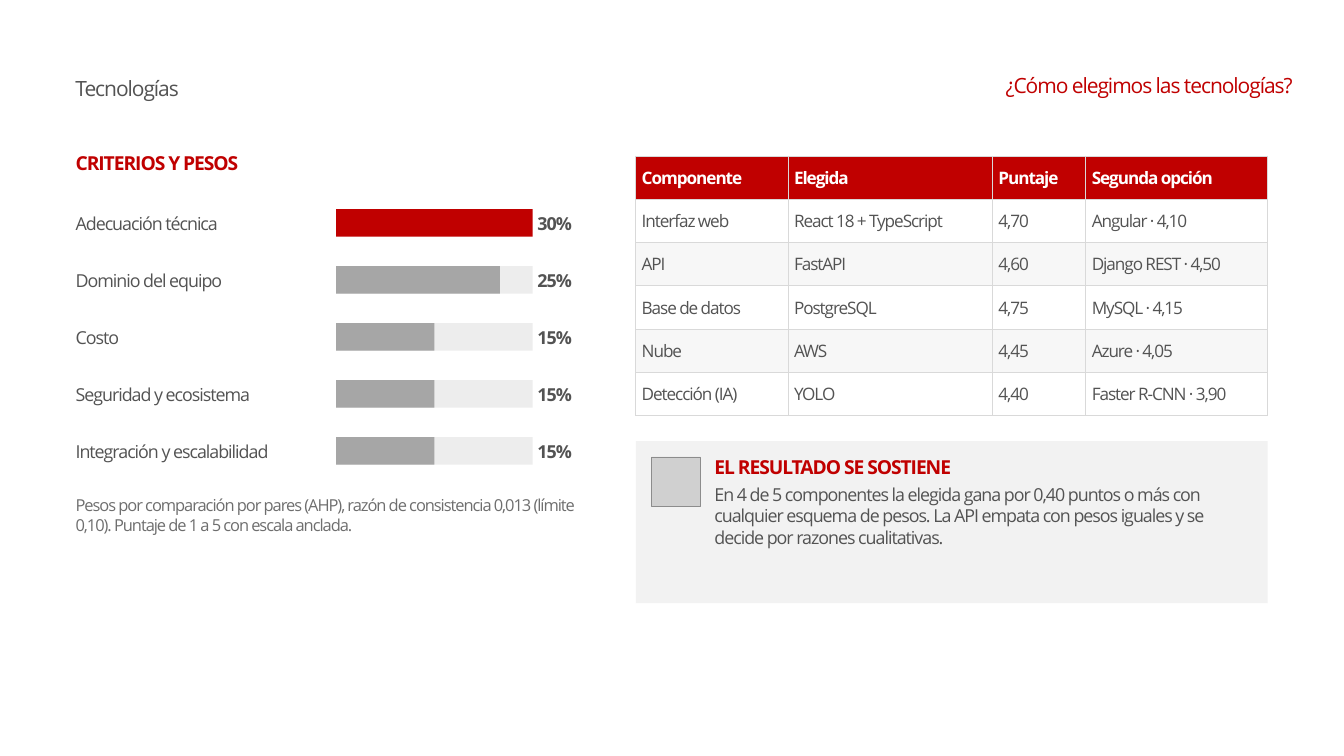
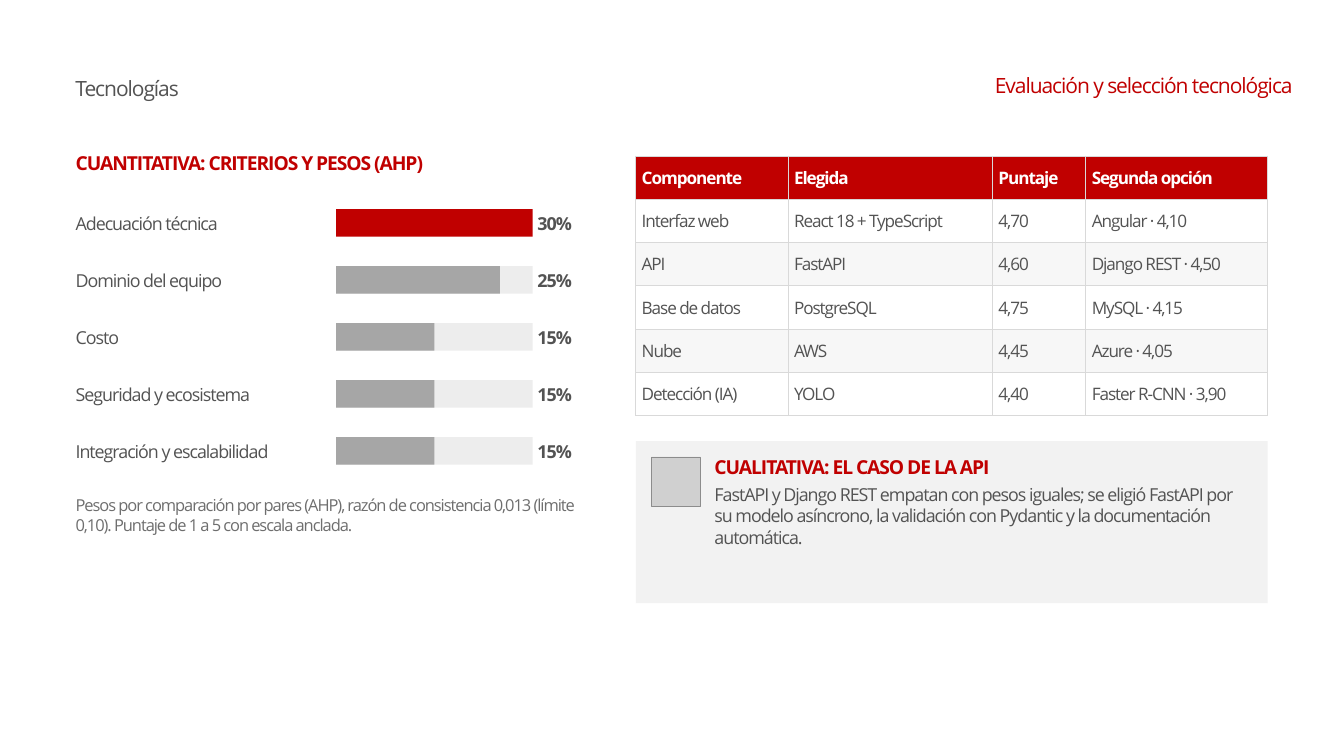
Before and after one commit to conEFE/Proyecto-Aurora, a slide deck: slide 5 of docs/informe_final/presentacion/Presentacion_Aurora_Informe_Final.pptx (slide 4 before the commit). Drawn at 1344x756 pixels with LibreOffice and Linux fonts; fonts in the diff are those of the drawing; grey boxes stand for pictures; background and template pictures are left out. Boxes give left, top, right and bottom in pixels: in the first picture for what was removed or moved away, otherwise in the second. Text is boxed around its words. In the diff, an @@ line names an element or a change of style, - is before the commit and + after.

```diff
--- a/docs/informe_final/presentacion/Presentacion_Aurora_Informe_Final.pptx
+++ b/docs/informe_final/presentacion/Presentacion_Aurora_Informe_Final.pptx
@@ text at (x1=995, y1=77, x2=1293, y2=98): text changed @@
-¿Cómo elegimos las tecnologías?
+Evaluación y selección tecnológica
@@ text at (x1=76, y1=156, x2=423, y2=173): text changed @@
-CRITERIOS Y PESOS
+CUANTITATIVA: CRITERIOS Y PESOS (AHP)
@@ text at (x1=714, y1=460, x2=1233, y2=544): text changed @@
-EL RESULTADO SE SOSTIENE
-En 4 de 5 componentes la elegida gana por 0,40 puntos o más con cualquier esquema de pesos. La API empata con pesos iguales y se decide por razones cualitativas.
+CUALITATIVA: EL CASO DE LA API
+FastAPI y Django REST empatan con pesos iguales; se eligió FastAPI por su modelo asíncrono, la validación con Pydantic y la documentación automática.
```
Also in this commit, not shown: 10 other slides changed, 12 slides added, 2 other files.
